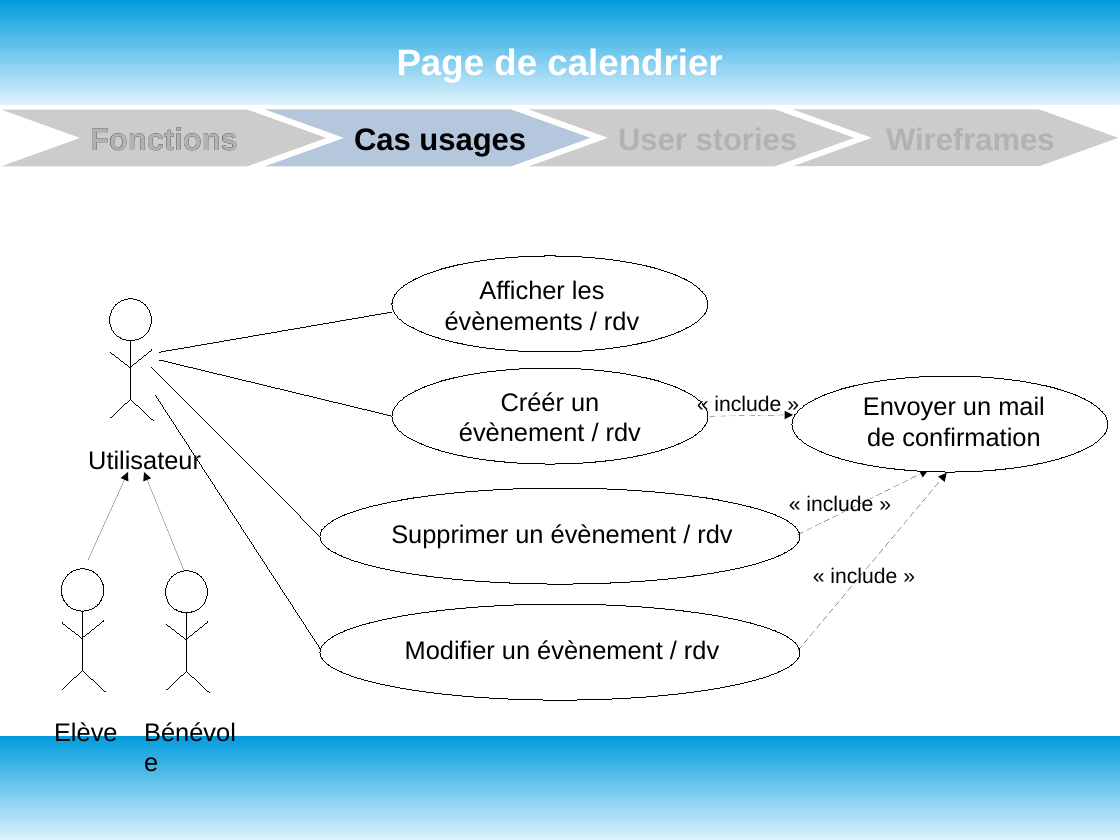
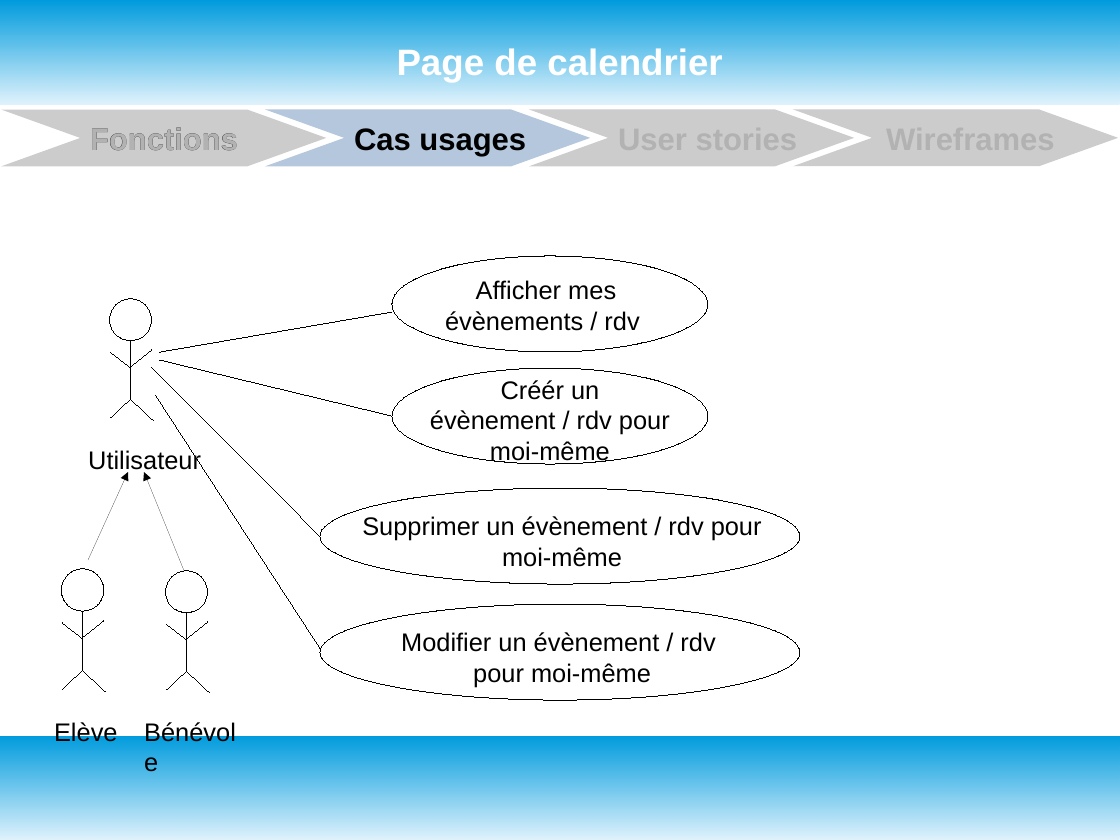
Before and after one commit to oliviersamin/P3_DesignezApplicationPythonAdapt-eBesoinsClient, a slide deck: slide 17 of P3_documentTravail.odp (slide 12 before the commit). Drawn at 1120x840 pixels with LibreOffice and Linux fonts; fonts in the diff are those of the drawing. Boxes give left, top, right and bottom in pixels: in the first picture for what was removed or moved away, otherwise in the second. Text is boxed around its words. In the diff, an @@ line names an element or a change of style, - is before the commit and + after.

Commit message:
Deuxième version des livrables après session mentorat. Use cases et user stories revues. Wireframes faits pour Desktop et Mobile. Pas encore de tableau Kanban. Fichiers Questions pour Julien

```diff
--- a/P3_documentTravail.odp
+++ b/P3_documentTravail.odp
@@ text at <box>445,280,639,331</box>: text changed @@
-Afficher les évènements / rdv
+Afficher mes évènements / rdv
@@ text at <box>430,380,670,465</box>: text changed @@
-Créér un évènement / rdv
+Créér un évènement / rdv pour moi-même
@@ ellipse removed at <box>793,376,1109,472</box> @@
@@ arrow removed from (710, 417) to (794, 415) @@
@@ text removed at <box>714,395,781,416</box> @@
-« include »
@@ text removed at <box>863,396,1045,447</box> @@
-Envoyer un mail
-de confirmation
@@ arrow removed from (798, 535) to (929, 470) @@
@@ arrow removed from (798, 650) to (947, 473) @@
@@ text removed at <box>806,495,873,516</box> @@
-« include »
@@ text at <box>362,516,762,567</box>: text changed @@
-Supprimer un évènement / rdv
+Supprimer un évènement / rdv pour moi-même
@@ text removed at <box>830,566,897,588</box> @@
-« include »
@@ text "Modifier un évènement / rdv": place and size @@
-text "Modifier un évènement / rdv" at <box>405,640,719,660</box>
+text "Modifier un évènement / rdv" at <box>401,632,715,687</box>
@@ text at <box>473,663,651,687</box>: paragraph added @@
+pour moi-même
```
Also in this commit, not shown: 11 other slides changed, 4 slides added, 2 slides removed, 1 other file.
